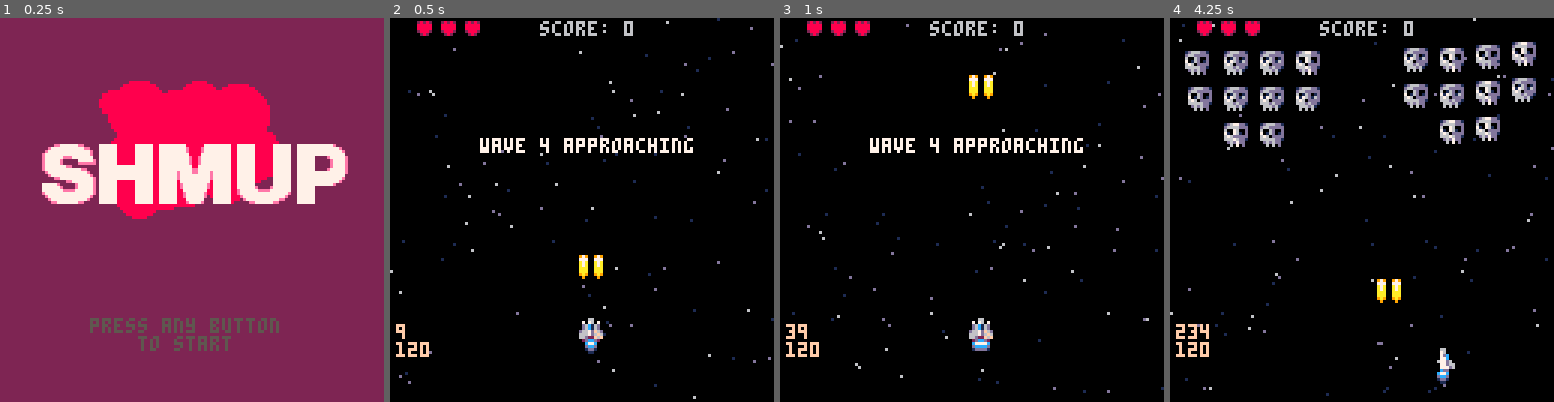
Above: before the commit, frames 1-4 (left to right).
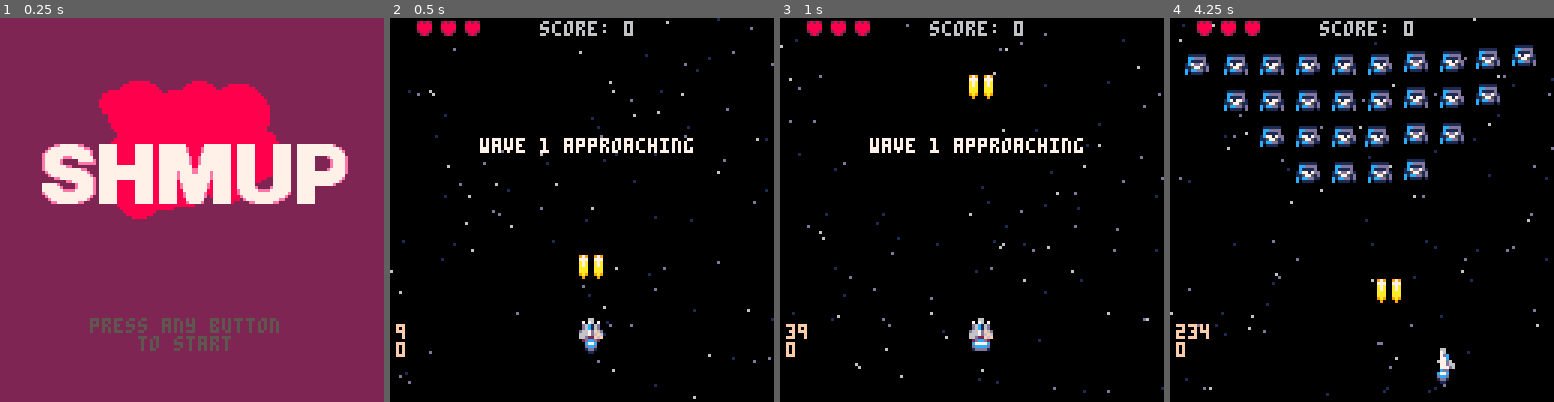
Above: after the commit, the same moments.

Repository: jimmac/pico-shed
Game: PICO-8 cartridge shmup.p8
Same seed, same stepped clock (60 frames per second), same inputs: the game is played once before the commit and once after it.
Inputs:
- Up to frame 1 (0.25 s): no input
- Up to frame 2 (0.5 s): tap X (X key) at 0.33 s
- Up to frame 3 (1 s): tap O (Z key) at 0.7 s
- Up to frame 4 (4.25 s): tap X (X key) at 1.07, 1.85, 2.97, 4.08 s; hold Right 1.6-2.1 s; tap O (Z key) every 0.4 s from 1.7 to 4.1 s; hold Up 2.15-2.42 s; hold Right 2.47-3.03 s; hold Left 3.08-3.58 s; hold Down 3.63-3.97 s; hold Right from 4.02 s (still down)

Frame 1 is identical in both runs. In frame 2, 0.3% of the frame differs, in the area x 1-42%, y 31-89%; in frame 3, 0.3%; in frame 4, 10%, in the area x 1-96%, y 6-89%.

Commit message:
collide and track enemy bullets

Diff:
--- a/shmup.p8
+++ b/shmup.p8
@@ -53,7 +53,7 @@
 	mode="wavetext"
 	flash=0
 	firet=0
-	wave=3
+	wave=0
 	nextwave()
 	wavet=160
 	--player
@@ -69,6 +69,7 @@
 	flame=4   --spr of flame
 
 	bl={} --bulets
+	ebl={} --enemy bullets
 
 	en={} --enemies
 	attackfreq=120
@@ -167,6 +168,13 @@
  	myspr.shake-=1
  	sprx+=sin(t/(4*3.14))
  end
+
+ --fake hitbox for ebullets
+ if myspr.bulmode then
+ 	sprx-=2
+ 	spry-=2
+ end
+
 	spr(myspr.spr,sprx,spry,myspr.sprw,myspr.sprh)
 end
 
@@ -283,6 +291,7 @@
 
 	newbl.x=x
 	newbl.y=y
+	newbl.sy=-2
 	newbl.spr=spr
 	add(bl,newbl)
 end
@@ -310,6 +319,15 @@
   obj.y+=obj.sy
 end
 
+function animate(myen)
+	--sprite animation
+	myen.spr=myen.ani[flr(myen.aniframe)]
+	myen.aniframe+=myen.anispd
+
+	if (myen.aniframe>=#myen.ani+.9) then
+		myen.aniframe=1
+	end
+end
 -->8
 --update
 function update_game()
@@ -356,13 +374,8 @@
 	for myen in all(en) do
   --mission
   doenemy(myen)
-		--animation
-	 myen.spr=myen.ani[flr(myen.aniframe)]
-		myen.aniframe+=myen.anispd
-
-	 if (myen.aniframe>=#myen.ani+.9) then
-	 	myen.aniframe=1
-	 end
+  --enemy animation
+  animate(myen)
 		-- kill offscreen enemies
 		if myen.mission!="flyin" then
 			if myen.y>150 or myen.x>170 or myen.x<-42 then
@@ -371,7 +384,7 @@
 		end
 	end
 	-- picking an enemy for attack
-	enpick()
+	enpicktimer()
 
 
 
@@ -400,6 +413,30 @@
 		music(40)
 	end
 
+	--collision pl x enemy bullets
+	if pl.inv<=0 then
+		for myebul in all(ebl) do
+			if col(myebul,pl) then
+			 local encx=myebul.x+myebul.sprw*4
+			 local ency=myebul.y+myebul.sprh*4
+			 local plcx=pl.x+pl.sprw*4
+			 local plcy=pl.y+pl.sprh*4
+				pl.lv-=1
+				pl.inv=90
+				sfx(1)
+				del(ebl,myebul)
+				setoff_explosion(plcx+rnd(10),plcy+rnd(10),"player")
+				setoff_sw(plcx,plcy)
+			end
+		end
+	end
+	pl.inv-=1
+	if pl.lv<=0 then
+		pl.inv=0 --don't flash at the end
+		mode="gameover"
+		music(40)
+	end
+
 	--shooting
 	if btn(❎) then
 		if firet<=0 then
@@ -416,12 +453,22 @@
 		firet=0
 	end
 
-	--manage flying bullets
+	--move player bullets
 	for bullet in all(bl) do
-		bullet.y-=2
+		move(bullet)
 		if bullet.y<-8 then --delete offscreen bullets
 			del(bl,bullet)
 		end
+	end
+
+	--move enemy bullets
+	for myebul in all(ebl) do
+		move(myebul)
+
+		if myebul.y>150 or myebul.x>170 or myebul.x<-42 or myebul.y<0 then
+			del(ebl,myebul)
+		end
+		animate(myebul)
 	end
 
 	--collision bullets vs enemies
@@ -590,12 +637,17 @@
 		drwspr(mybul)
 	end
 
+	--drawing enemy bullets
+	for myebul in all(ebl) do
+		drwspr(myebul)
+	end
+
  --top menu
  draw_menu()
 
  --debug
  print(t,2,102,15)
- print(attackfreq)
+ print(#ebl)
 end
 
 function draw_wavetext()
@@ -708,6 +760,22 @@
 	end
 end
 
+function efire(myen)
+	local myebul=makespr()
+
+	myebul.spr=14
+	myebul.x=myen.x
+	myebul.y=myen.y
+	myebul.spr=14
+	myebul.ani={14,30,31,30,14}
+	myebul.anispd=.1
+	myebul.sy=.5
+	myebul.colw=2
+	myebul.colh=2
+	myebul.bulmode=true
+	add(ebl,myebul)
+end
+
 function placen(mywave)
 
 	for i=1,#mywave do --rows
@@ -783,10 +851,14 @@
 
 	sfx(2)
 	score+=10
+	if myen.mission=="attac" then
+		pickattac()
+	end
 	del(en,myen)
 	--explode where it was
 	setoff_explosion(encx,ency)
 	setoff_sw(encx,ency)
+
 end
 -->8
 --behaviors
@@ -876,44 +948,48 @@
  end
 end
 
-function enpick()
+function enpicktimer()
 
  if mode!="game" then
  	return
  end
  local myen=rnd(en)
 	if t%attackfreq==0 then
-	 --pick something from the tail of
-	 --the grid
-		local maxnum=min(8,#en)
-		local myindex=#en-flr(rnd(maxnum))
-		local myen=en[myindex]
-
-		if myen.mission=="protec" then
-			myen.mission="attac"
-			myen.wait=60
-			myen.shake=60
-			myen.anispd=.15
-		end
-	end
-end
-
+	 pickattac()
+	end
+end
+
+function pickattac()
+	--pick something from the tail of
+	--the grid
+	local maxnum=min(8,#en)
+	local myindex=#en-flr(rnd(maxnum))
+	local myen=en[myindex]
+
+	if myen.mission=="protec" then
+		--myen.mission="attac"
+		--myen.wait=60
+		--myen.shake=60
+		--myen.anispd=.15
+		efire(myen)
+	end
+end
 
 __gfx__
-00000000000660000006600000066000000000000000000000000000000000000000000000000000000000000000000000000000000000000000000097900979
-000000000007d0000707607000076000000000000000000000000000000000000282820002828200000000000000000000000000000000000028820077700777
-0000000000c6d0000d6c16d00007dc0000000000000000000000000000000000080808000888880000000000000000000000000000000000028a9820a7a00a7a
-0000000000c6d0000d6c16d000077c000c7777c000c77c0000c77c00001dd10008000800088888000a7777a000a77a0000a77a000018810008aa9880a7a00a7a
-000000000dd6d000d667df6d00077d600dccccd000dccd0000dccd0000011000028082000288820009aaaa90009aa900009aa9000001100008998980aaa00aaa
-000000006dd6d0006667d6f600077d6601dddd1000dccd00001dd10000000000002820000028200002888820009aa900008998000000000002889920aaa00aaa
-000000006dddd00066d22f6f000777d600000000001dd1000001100000000000000000000000000000000000008998000028820000000000002882009a9009a9
+00000000000660000006600000066000000000000000000000000000000000000000000000000000000000000000000000000000000000000222200097900979
+000000000007d00007076070000760000000000000000000000000000000000002828200028282000000000000000000000000000000000028dd820077700777
+0000000000c6d0000d6c16d00007dc00000000000000000000000000000000000808080008888800000000000000000000000000000000002d22d200a7a00a7a
+0000000000c6d0000d6c16d000077c000c7777c000c77c0000c77c00001dd10008000800088888000a7777a000a77a0000a77a00001881002d22d200a7a00a7a
+000000000dd6d000d667df6d00077d600dccccd000dccd0000dccd0000011000028082000288820009aaaa90009aa900009aa9000001100028dd8200aaa00aaa
+000000006dd6d0006667d6f600077d6601dddd1000dccd00001dd10000000000002820000028200002888820009aa900008998000000000002222000aaa00aaa
+000000006dddd00066d22f6f000777d600000000001dd1000001100000000000000000000000000000000000008998000028820000000000000000009a9009a9
 00000000000cc00002dccd20000cdd00000000000001100000000000000000000000000000000000000000000028820000000000000000000000000009000090
-00000000000000000000000000000000022029280220292802202928022029280000000000000000000000000000000000000000000000000000000000000000
-01111110011111100111111001111110229928882299288822992888229928880000000000000000000000000000000000000000000000000000000000000000
-0ccdddd00ccdddd00ccdddd00ccdddd0299882822998828229988282299882820000000000000000000000000000000000000000000000000000000000000000
-0c1111d00c1111d00c1111d00c1111d0911112229111122291111222911112220008000000000000000800000000000000080000000000000000000000000000
-1c7177d11c7dd7d11c7717dd1c7dd7d1961661689661661896166168961661680008800000008000000880000000800000088000000080000000000000000000
-115775111157751d1157751d1157751d997777999977779999777799997777990000888800080000000088880008000000008888000800000000000000000000
+00000000000000000000000000000000022029280220292802202928022029280000000000000000000000000000000000000000000000000222200002222000
+011111100111111001111110011111102299288822992888229928882299288800000000000000000000000000000000000000000000000028ee820028998200
+0ccdddd00ccdddd00ccdddd00ccdddd0299882822998828229988282299882820000000000000000000000000000000000000000000000002e22e20029229200
+0c1111d00c1111d00c1111d00c1111d0911112229111122291111222911112220008000000000000000800000000000000080000000000002e22e20029229200
+1c7177d11c7dd7d11c7717dd1c7dd7d19616616896616618961661689616616800088000000080000008800000008000000880000000800028ee820028998200
+115775111157751d1157751d1157751d997777999977779999777799997777990000888800080000000088880008000000008888000800000222200002222000
 c1ccdd1dc1ccdd1dc1ccdd11c1ccdd1d229988222299882222998822229988220000008888800000000000888880000000000088888000000000000000000000
 c011110dc0111100c0111100c0111101022222200222222002222220022222200000008888000000000000888800000000000088880000000000000000000000
 0000000000000000000000000000000000111100001111000011110000111100000008888800000000000888a80000000000088a880000000000000000000000
